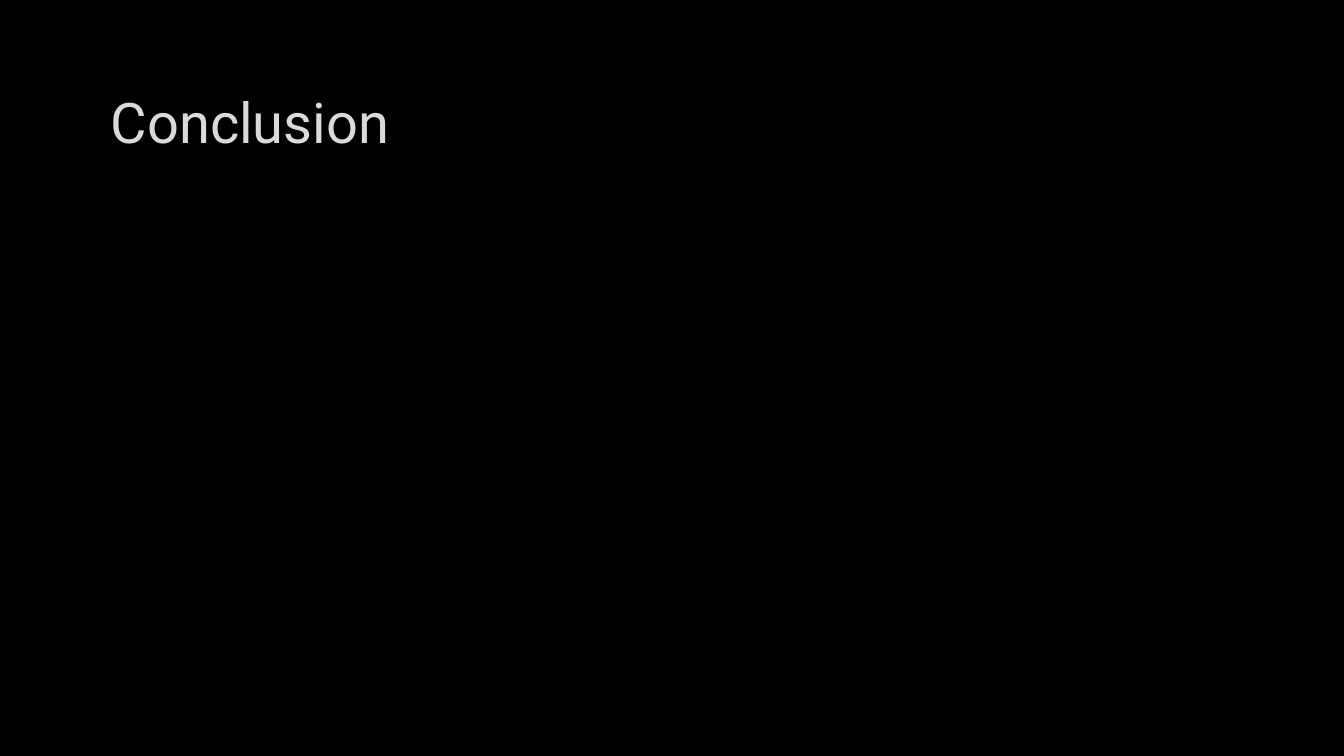
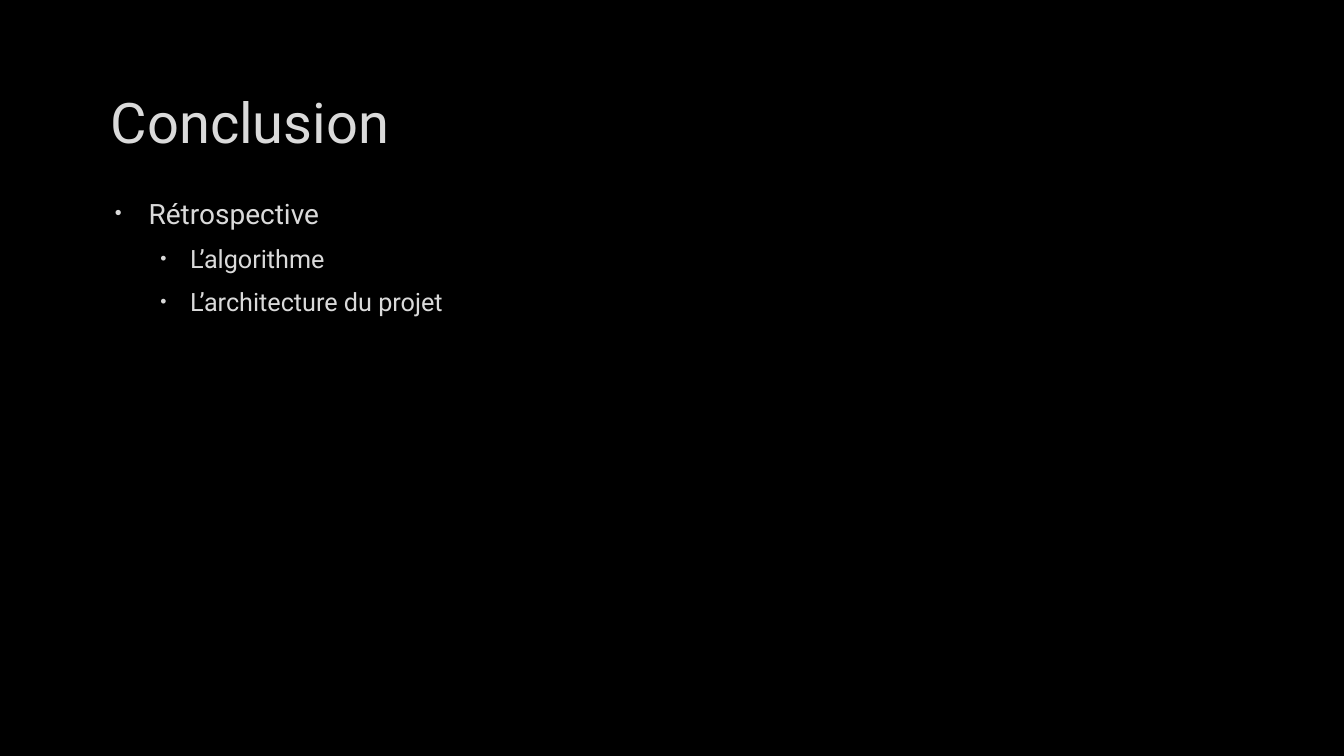
Before and after one commit to CyrilPy/BadMonkey, a slide deck: slide 16 of Gestion projet/Projet intégration robotique – IMERIR.pptx. Drawn at 1344x756 pixels with LibreOffice and Linux fonts; fonts in the diff are those of the drawing; background and template pictures are left out. Boxes give left, top, right and bottom in pixels: in the first picture for what was removed or moved away, otherwise in the second. Text is boxed around its words. In the diff, an @@ line names an element or a change of style, - is before the commit and + after.

```diff
--- a/Gestion projet/Projet intégration robotique – IMERIR.pptx
+++ b/Gestion projet/Projet intégration robotique – IMERIR.pptx
@@ text added at <box>149,203,442,317</box>, 18 pt, text #DADADA @@
+• Rétrospective
+  • L’algorithme
+  • L’architecture du projet
```
Also in this commit, not shown: 1 other slide changed, 1 slide added, 1 slide removed, 1 other file.
